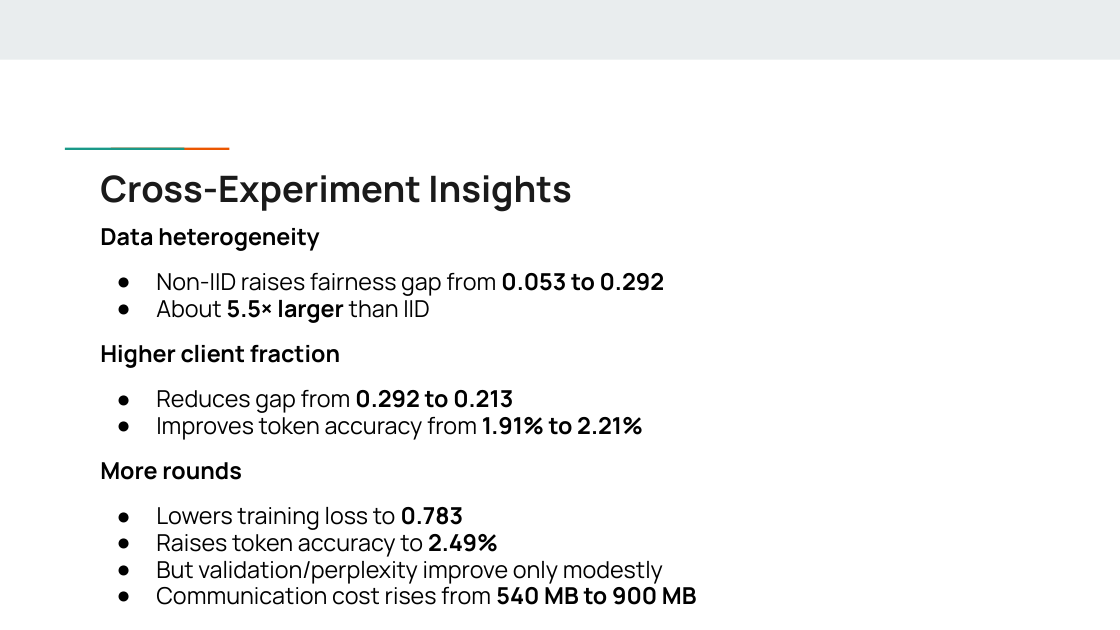
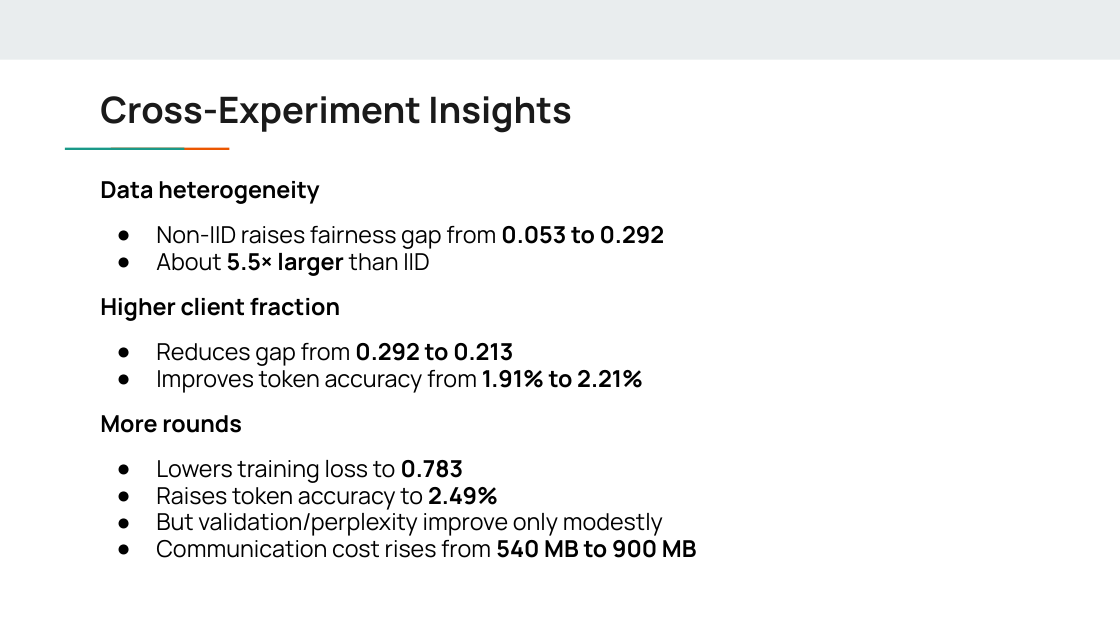
Before and after one commit to krish-patel1003/TDC-project, a slide deck: slide 17 of Team_16_PaperRex_Presentation.pptx. Drawn at 1120x630 pixels with LibreOffice and Linux fonts; fonts in the diff are those of the drawing. Boxes give left, top, right and bottom in pixels: in the first picture for what was removed or moved away, otherwise in the second. Text is boxed around its words. In the diff, an @@ line names an element or a change of style, - is before the commit and + after.

```diff
--- a/Team_16_PaperRex_Presentation.pptx
+++ b/Team_16_PaperRex_Presentation.pptx
@@ title "Cross-Experiment Insights": place and size @@
-title "Cross-Experiment Insights" at [100, 175, 572, 212]
+title "Cross-Experiment Insights" at [100, 96, 572, 133]
@@ text "Data heterogeneity": place and size @@
-text "Data heterogeneity" at [100, 228, 697, 605]
+text "Data heterogeneity" at [100, 181, 697, 558]
```
Also in this commit, not shown: 10 other slides changed, 1 other file.
